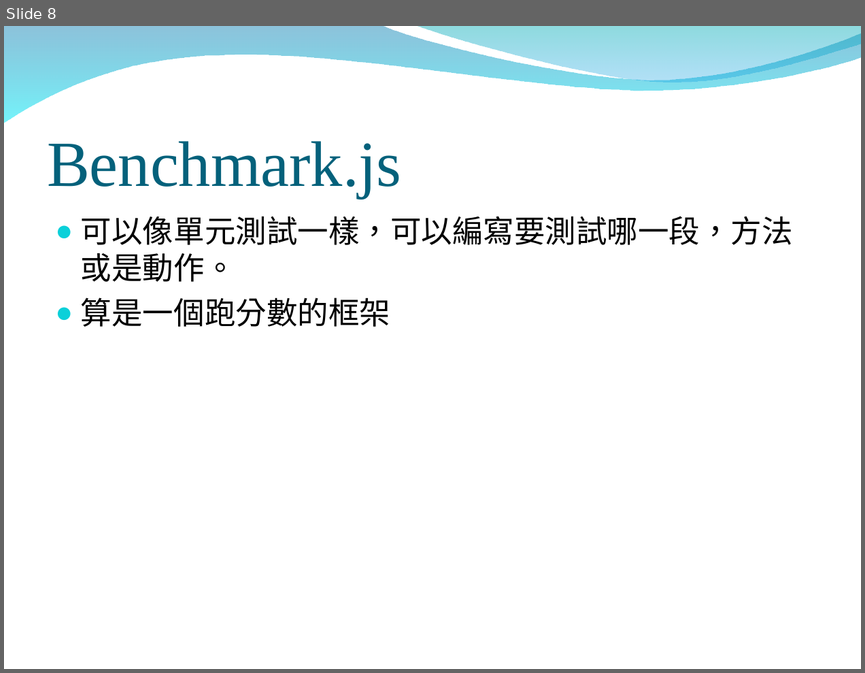
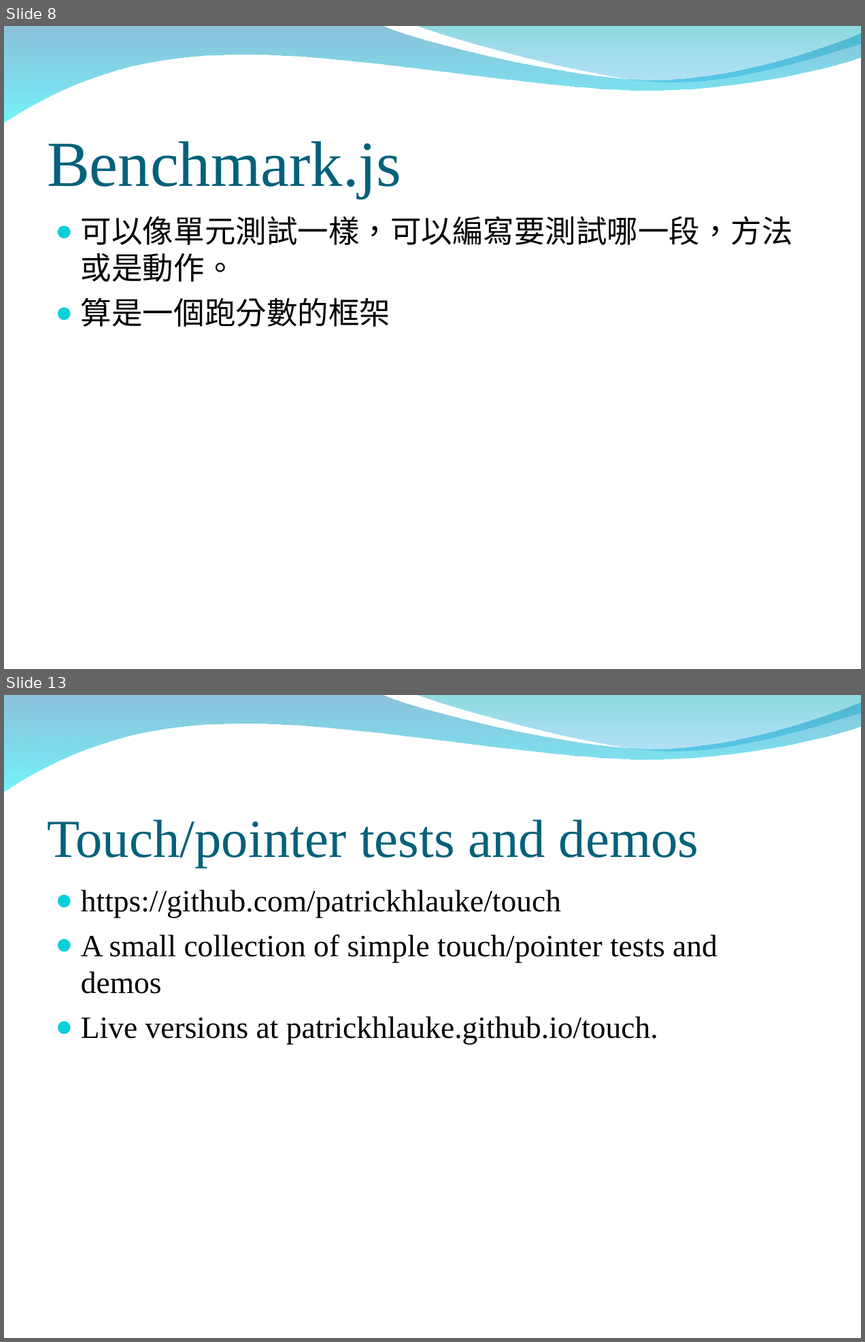
Before and after one commit to peter279k/regular_meeting, a slide deck: benchmarkJS.ppt. Shown one above the other, each under a label of ours: slide 8 before the commit, slides 8 and 13 after it; the slides between them are not shown. The pictures are 865x673 and 865x1342 pixels, drawn with LibreOffice and Linux fonts; fonts in the diff are those of the drawing; background and template pictures are left out. Boxes give left, top, right and bottom in pixels: in the first picture for what was removed or moved away, otherwise in the second. Text is boxed around its words. In the diff, an @@ line names an element or a change of style, - is before the commit and + after.

```diff
--- a/benchmarkJS.ppt
+++ b/benchmarkJS.ppt
@@ slide 13 added at box(4, 695, 861, 1338), background picture (left out); not listed: 2 template elements that a slide beside it also shows @@
@@ title added at box(47, 819, 699, 868), 45 pt, text #04617B @@
+Touch/pointer tests and demos
@@ text added at box(81, 889, 717, 1044), 26 pt, text #000000 @@
+● https://github.com/patrickhlauke/touch
+● A small collection of simple touch/pointer tests and demos
+● Live versions at patrickhlauke.github.io/touch.
```
Also in this commit, not shown: 6 other slides added.
